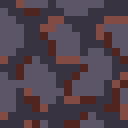
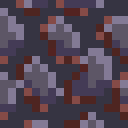
Before/after of a (128, 128) layered artwork. What changed in the layer stack:
added layer "highlights" above "lava" over [0, 0, 128, 128]
painted on "lava" over [56, 0, 128, 120]
added layer "shadows" above "cracks" over [0, 0, 128, 112]
